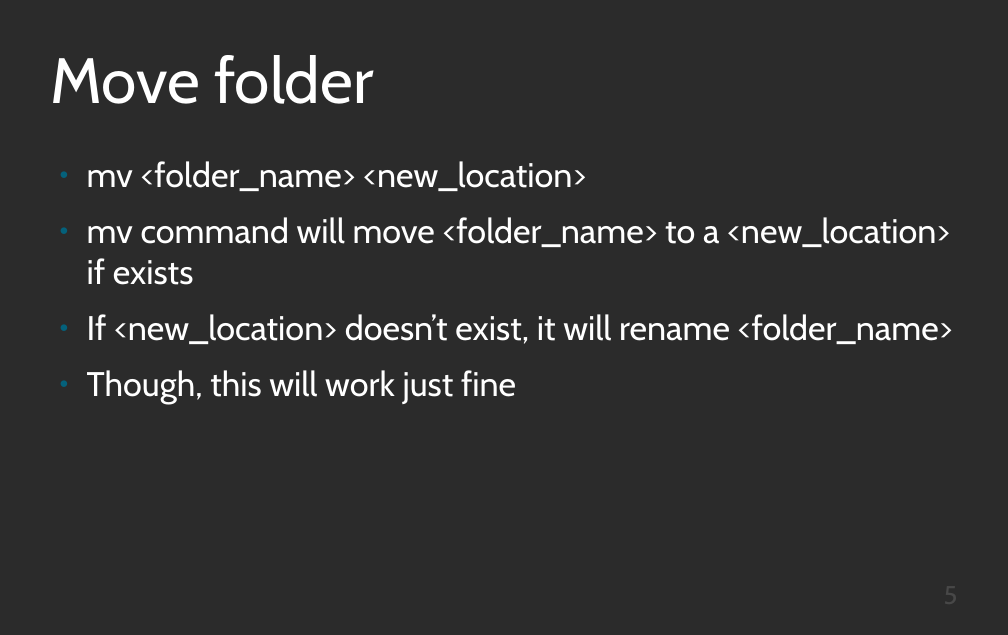
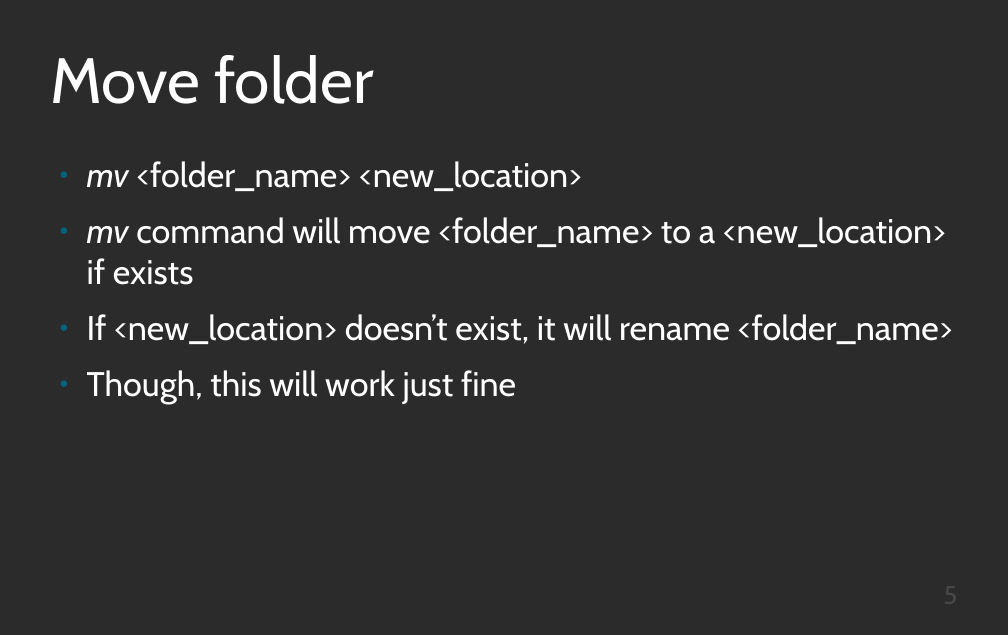
Before and after one commit to Otumian-empire/CLI-presentation, a slide deck: slide 5 of cli.odp. Drawn at 1008x635 pixels with LibreOffice and Linux fonts; fonts in the diff are those of the drawing; background and template pictures are left out; a plain dark background stands for a picture behind light text. Boxes give left, top, right and bottom in pixels: in the first picture for what was removed or moved away, otherwise in the second. Text is boxed around its words. In the diff, an @@ line names an element or a change of style, - is before the commit and + after.

```diff
--- a/cli.odp
+++ b/cli.odp
@@ text at box(87, 161, 946, 285): italic on in "mv", "mv" @@
```
Also in this commit, not shown: 10 other slides changed, 4 slides added, 3 slides removed.
